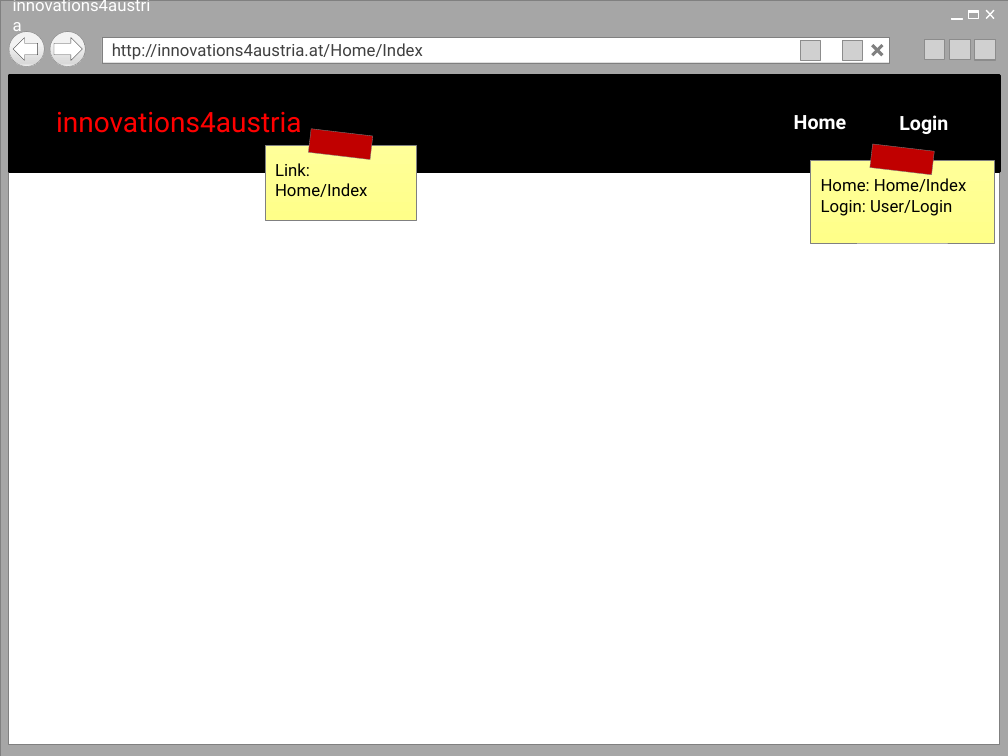
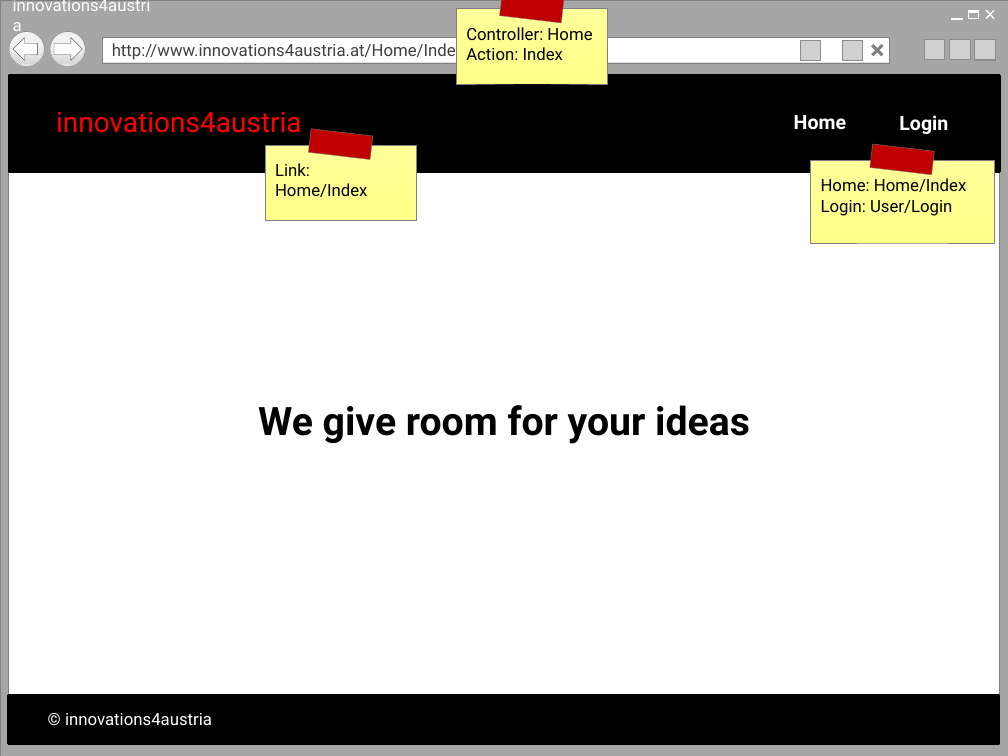
Before and after one commit to marcowurzenberger/ITIN20LAP, a slide deck: slide 1 of Mockup.pptx. Drawn at 1008x756 pixels with LibreOffice and Linux fonts; fonts in the diff are those of the drawing; grey boxes stand for pictures; background and template pictures are left out. Boxes give left, top, right and bottom in pixels: in the first picture for what was removed or moved away, otherwise in the second. Text is boxed around its words. In the diff, an @@ line names an element or a change of style, - is before the commit and + after.

```diff
--- a/Mockup.pptx
+++ b/Mockup.pptx
@@ rectangle added at bbox=[457, 8, 608, 84], fill gradient #FFFF99 to #FFFF89, outline #808080 0.25 pt, 12 pt, text #000000 @@
+Controller: Home
+Action: Index
@@ rectangle added at bbox=[500, 0, 565, 24], fill #C00000, outline #808080 0.25 pt @@
@@ text in rectangle at bbox=[112, 41, 464, 61]: text changed @@
-http://innovations4austria.at/Home/Index
+http://www.innovations4austria.at/Home/Index
@@ text added at bbox=[258, 405, 750, 444], 28 pt, text #000000, bold @@
+We give room for your ideas
@@ rectangle added at bbox=[8, 696, 999, 744], fill #000000, outline #000000 2 pt @@
@@ text added at bbox=[65, 713, 212, 725], 12 pt, text #FFFFFF @@
+© innovations4austria
```
Also in this commit, not shown: 8 slides added, 1 other file.
